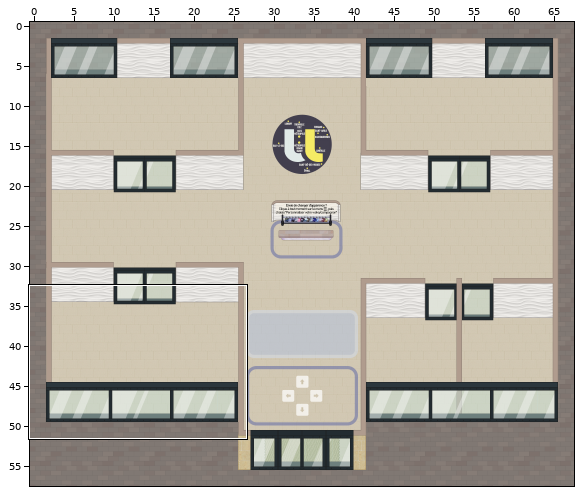
An edit to a level. Tiled map (JSON), pole_polyvalent_test.tmj. Above, an overview of the earlier version with the close-up marked.
Close-up. Earlier state:
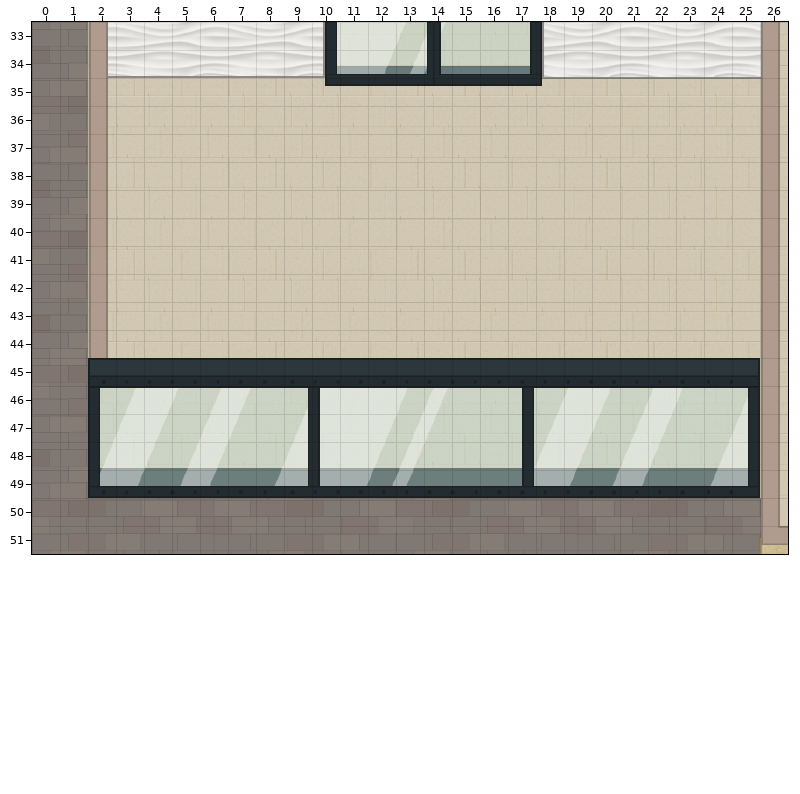
Cells are 32x32 px. Shown: x 0..26, y 33..51. The commit also changed other parts of the map, which this record leaves out. Tiles whose own drawing changed are shown in their newer look in all pictures. Not drawn, because the pictures are missing: unchanged layer "start".
New version:
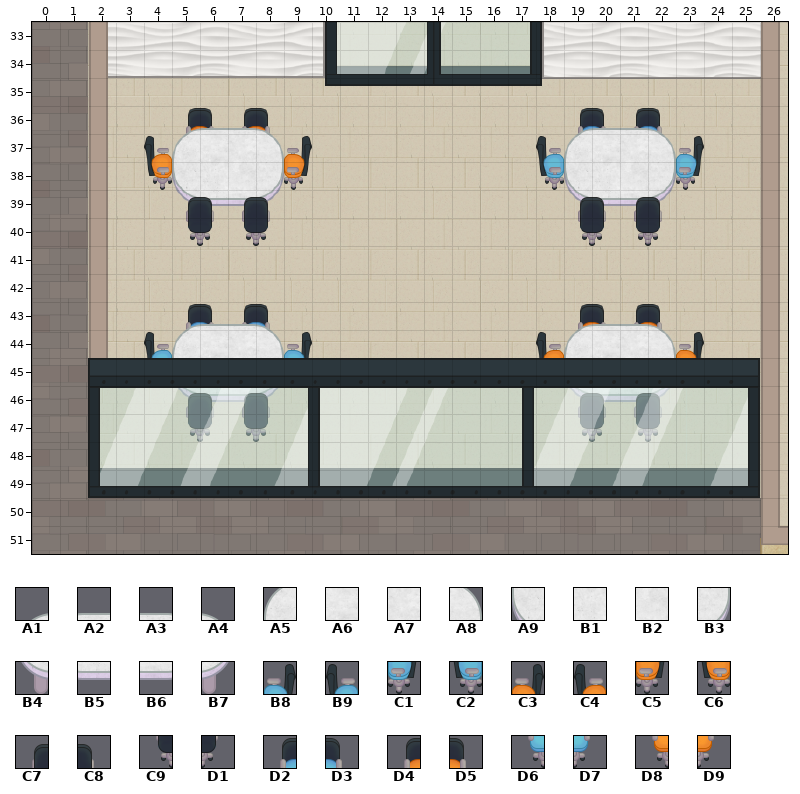
Key: from "mobilier SOIP": A1 2468, A2 2469, A3 2470, A4 2471, A5 2536, A6 2537, A7 2538, A8 2539, A9 2604, B1 2605, B2 2606, B3 2607, B4 2672, B5 2673, B6 2674, B7 2675, B8 2792, B9 2794, C1 2860, C2 2862, C3 2928, C4 2930, C5 2996, C6 2998, C7 3062, C8 3063, C9 3130, D1 3131, D2 3199, D3 3200, D4 3201, D5 3202, D6 3267, D7 3268, D8 3269, D9 3270.
__ is an empty cell.
Tiles of an added or newly shown layer are drawn over the layers below it.
Changes in this commit:
Layer "sous meubles" (added):
The author put tile D2 in row 36 at x 19 and 21; in row 43 at x 5 and 7.
The author put tile D3 in row 36 at x 20 and 22; in row 43 at x 6 and 8.
The author put tile D4 in row 36 at x 5 and 7; in row 43 at x 19 and 21.
The author put tile D5 in row 36 at x 6 and 8; in row 43 at x 20 and 22.
The author put tile D6 in row 37 at x 19; in row 44 at x 5.
The author put tile D7 in row 37 at x 22; in row 44 at x 8.
The author put tile D8 in row 37 at x 5; in row 44 at x 19.
The author put tile D9 in row 37 at x 8; in row 44 at x 22.
Layer "meubles1" (added):
The author put tile A1 in row 36 at x 5 and 19; in row 43 at x 5 and 19.
The author put tile A2 in row 36 at x 6 and 20; in row 43 at x 6 and 20.
The author put tile A3 in row 36 at x 7 and 21; in row 43 at x 7 and 21.
The author put tile A4 in row 36 at x 8 and 22; in row 43 at x 8 and 22.
The author put tile A5 in row 37 at x 5 and 19; in row 44 at x 5 and 19.
The author put tile A6 in row 37 at x 6 and 20; in row 44 at x 6 and 20.
The author put tile A7 in row 37 at x 7 and 21; in row 44 at x 7 and 21.
The author put tile A8 in row 37 at x 8 and 22; in row 44 at x 8 and 22.
The author put tile A9 in row 38 at x 5 and 19.
The author put tile B1 in row 38 at x 6 and 20.
The author put tile B2 in row 38 at x 7 and 21.
The author put tile B3 in row 38 at x 8 and 22.
The author put tile B4 in row 39 at x 5 and 19; in row 46 at x 5 and 19.
The author put tile B5 in row 39 at x 6 and 20; in row 46 at x 6 and 20.
The author put tile B6 in row 39 at x 7 and 21; in row 46 at x 7 and 21.
The author put tile B7 in row 39 at x 8 and 22; in row 46 at x 8 and 22.
Layer "meubles2" (added):
The author put tile B8 in row 37 at x 23; in row 44 at x 9.
The author put tile B9 in row 37 at x 18; in row 44 at x 4.
The author put tile C1 in row 38 at x 23.
The author put tile C2 in row 38 at x 18.
The author put tile C3 in row 37 at x 9; in row 44 at x 23.
The author put tile C4 in row 37 at x 4; in row 44 at x 18.
The author put tile C5 in row 38 at x 9.
The author put tile C6 in row 38 at x 4.
The author put tile C7 in row 39 at x 5, 7, 19 and 21; in row 46 at x 5, 7, 19 and 21.
The author put tile C8 in row 39 at x 6, 8, 20 and 22; in row 46 at x 6, 8, 20 and 22.
The author put tile C9 in row 40 at x 5, 7, 19 and 21; in row 47 at x 5, 7, 19 and 21.
The author put tile D1 in row 40 at x 6, 8, 20 and 22; in row 47 at x 6, 8, 20 and 22.
Pixel boxes of the changes (left, top, right, bottom) in both close-ups:
added: (144, 108, 312, 246)
added: (536, 108, 704, 246)
added: (144, 304, 312, 358)
added: (536, 304, 704, 358)
added: (178, 388, 278, 442)
added: (570, 388, 670, 442)
